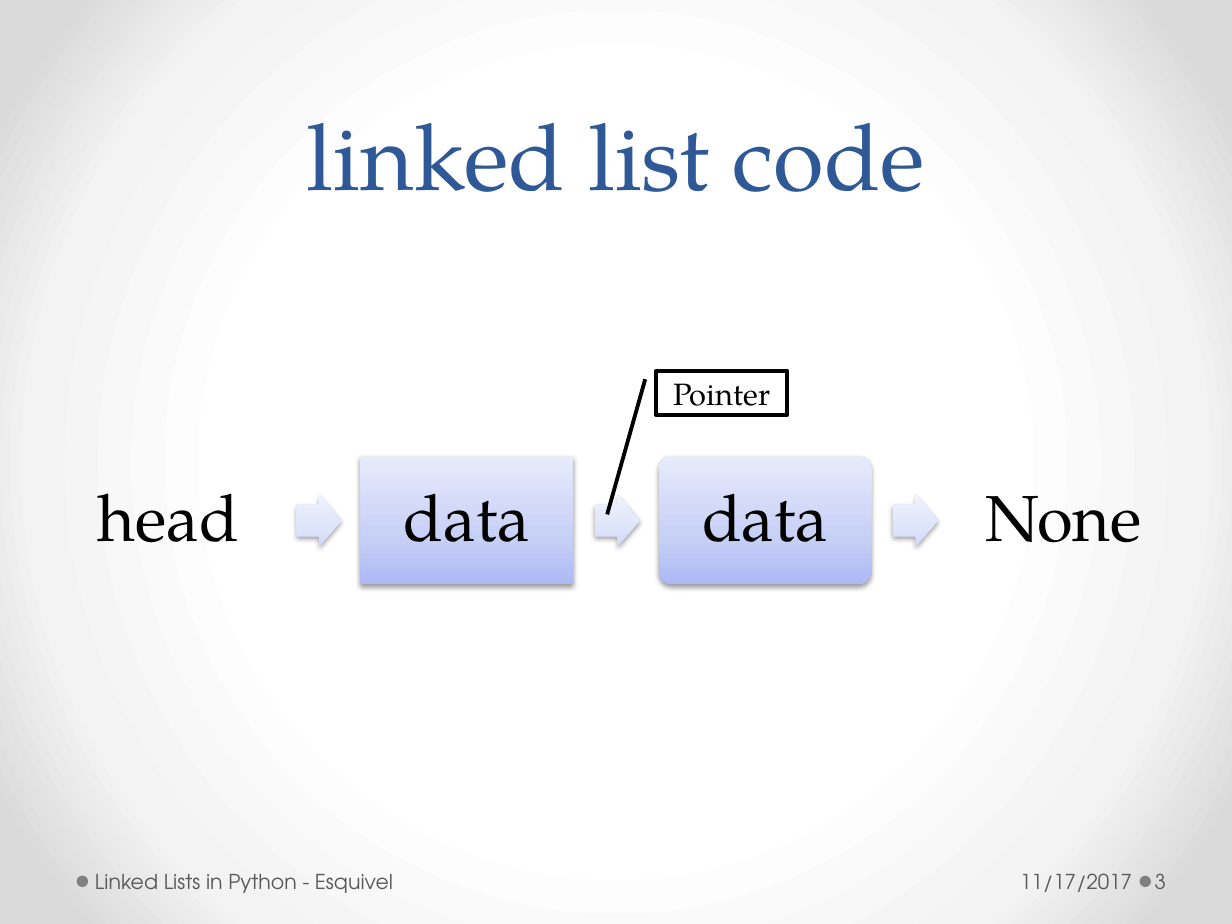
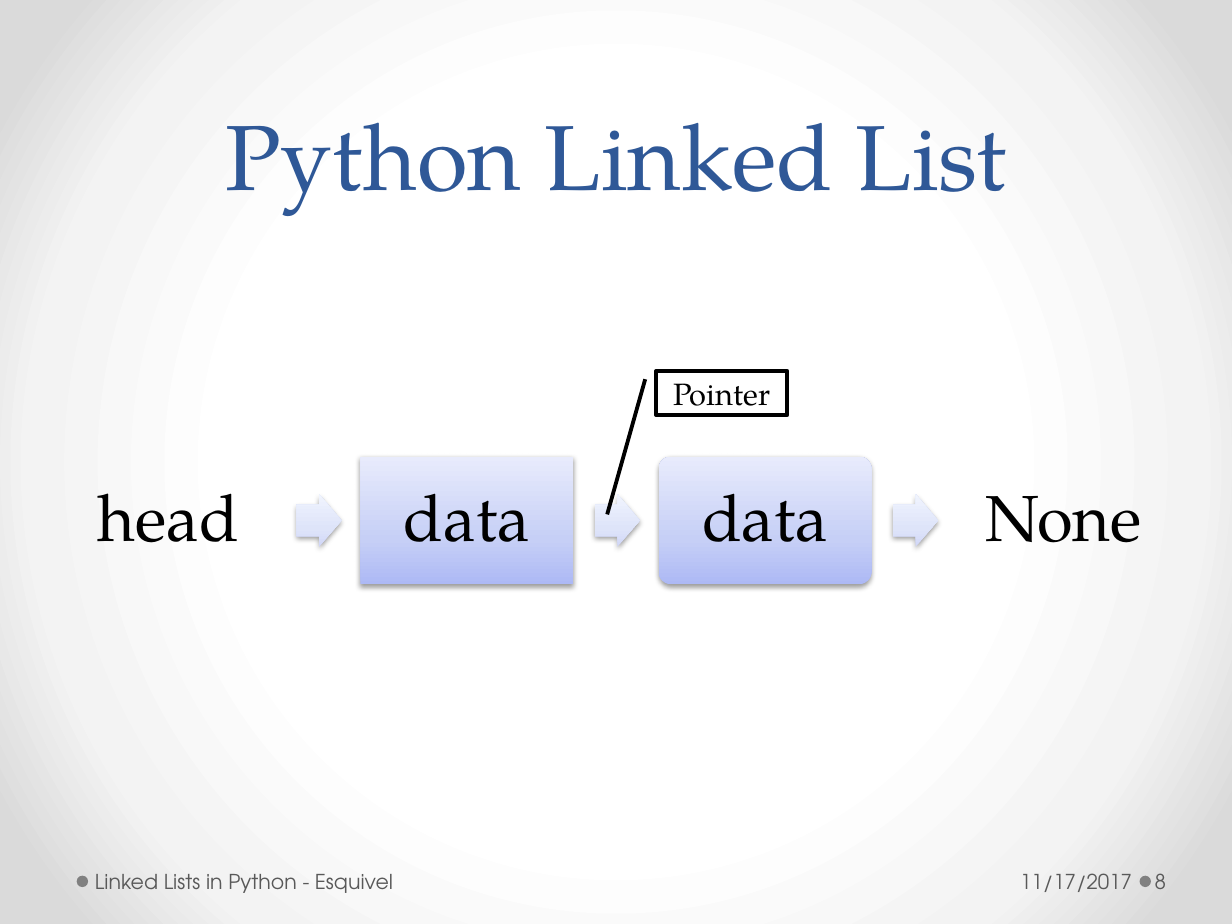
Before and after one commit to redsunsetrose/linked-Lists, a slide deck: slide 8 of LinkedLists.pptx (slide 3 before the commit). Drawn at 1232x924 pixels with LibreOffice and Linux fonts; fonts in the diff are those of the drawing. Boxes give left, top, right and bottom in pixels: in the first picture for what was removed or moved away, otherwise in the second. Text is boxed around its words. In the diff, an @@ line names an element or a change of style, - is before the commit and + after.

```diff
--- a/LinkedLists.pptx
+++ b/LinkedLists.pptx
@@ title at [225,122,1007,216]: text changed @@
-linked list code
+Python Linked List
@@ page number at [1155,873,1166,889]: text changed @@
-3
+8
```
Also in this commit, not shown: 15 other slides changed, 5 slides removed.
